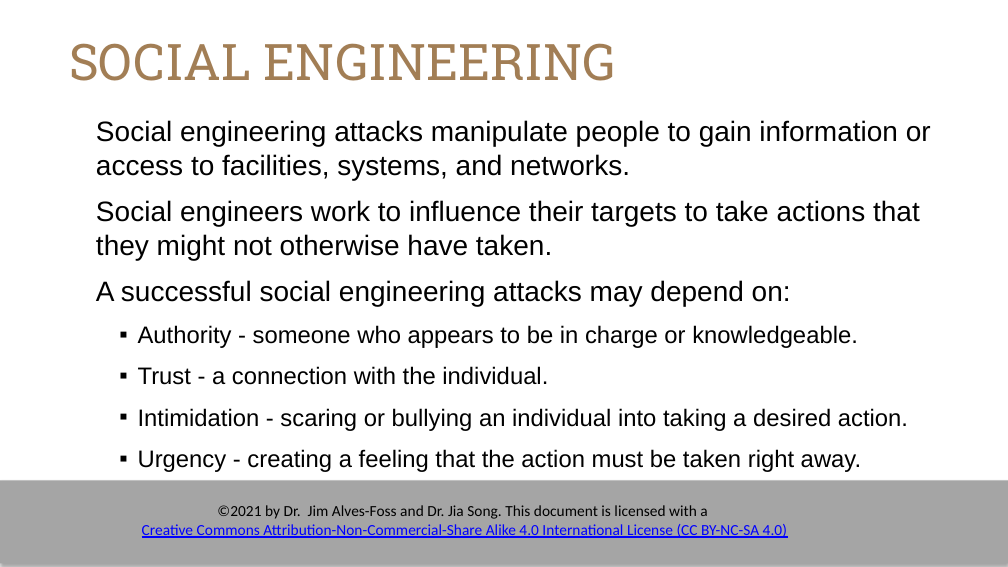
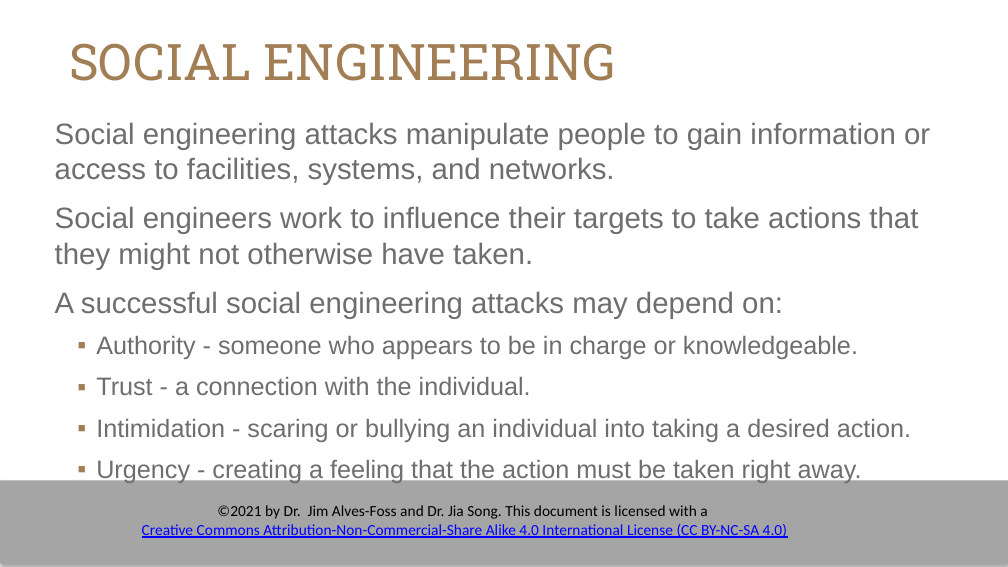
Before and after one commit to timburr1/timburr1.github.io, a slide deck: slide 24 of papers/CYB110/Module 8 - Human Security.pptx (slide 22 before the commit). Drawn at 1008x567 pixels with LibreOffice and Linux fonts; fonts in the diff are those of the drawing; background and template pictures are left out. Boxes give left, top, right and bottom in pixels: in the first picture for what was removed or moved away, otherwise in the second. Text is boxed around its words. In the diff, an @@ line names an element or a change of style, - is before the commit and + after.

```diff
--- a/papers/CYB110/Module 8 - Human Security.pptx
+++ b/papers/CYB110/Module 8 - Human Security.pptx
@@ text "Social engineering attacks manipulate people ...": place and size @@
-text "Social engineering attacks manipulate people ..." at (96, 120, 931, 472)
+text "Social engineering attacks manipulate people ..." at (55, 122, 930, 484)
@@ text "Social engineering attacks manipulate people ..." at (55, 122, 930, 484): size 20 to 21 pt in "Social engineering attacks manipulate people to gain ...", "Social engineers work to influence their targets ...", "A successful social engineering attacks may depend ..."; text colour #000000 to #6E6E6E; size 17 to 18 pt in "Authority - someone who appears to be ...", "Trust - a connection with the individual.", "Intimidation - scaring or bullying an individual ...", "Urgency - creating a feeling that the ..."; line spacing 1 to 1.03; indent changed; line spacing 1 to 0.95; bullet colour #000000 to #A27E55 @@
```
Also in this commit, not shown: 19 other slides changed, 2 slides added, 11 other files.
